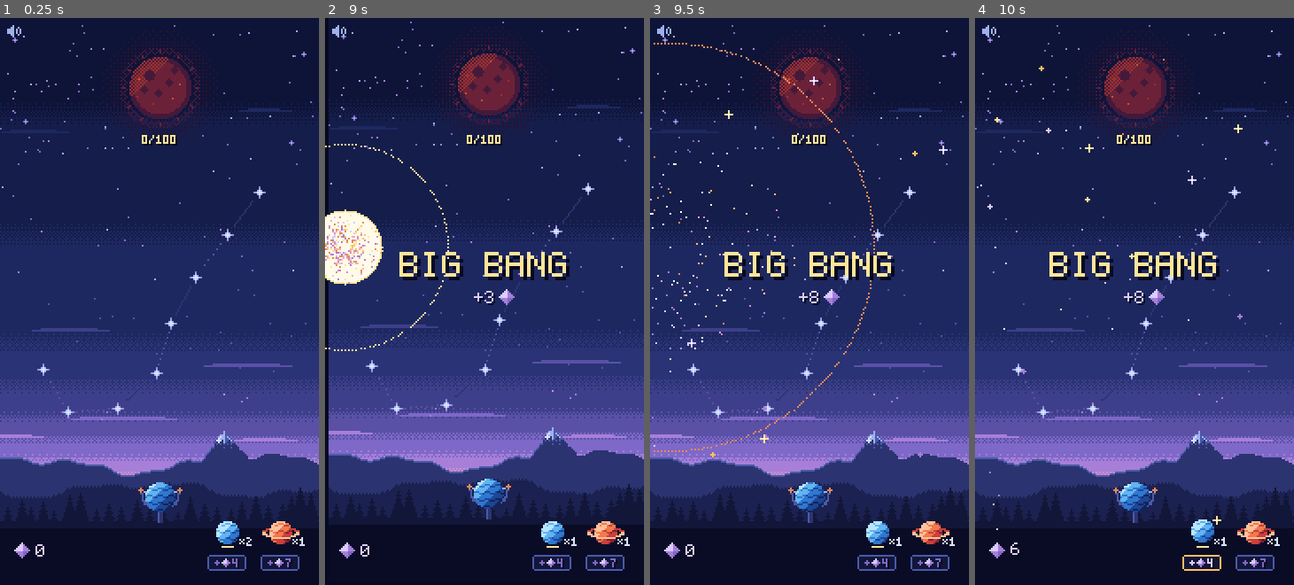
Above: before the commit, frames 1-4 (left to right).
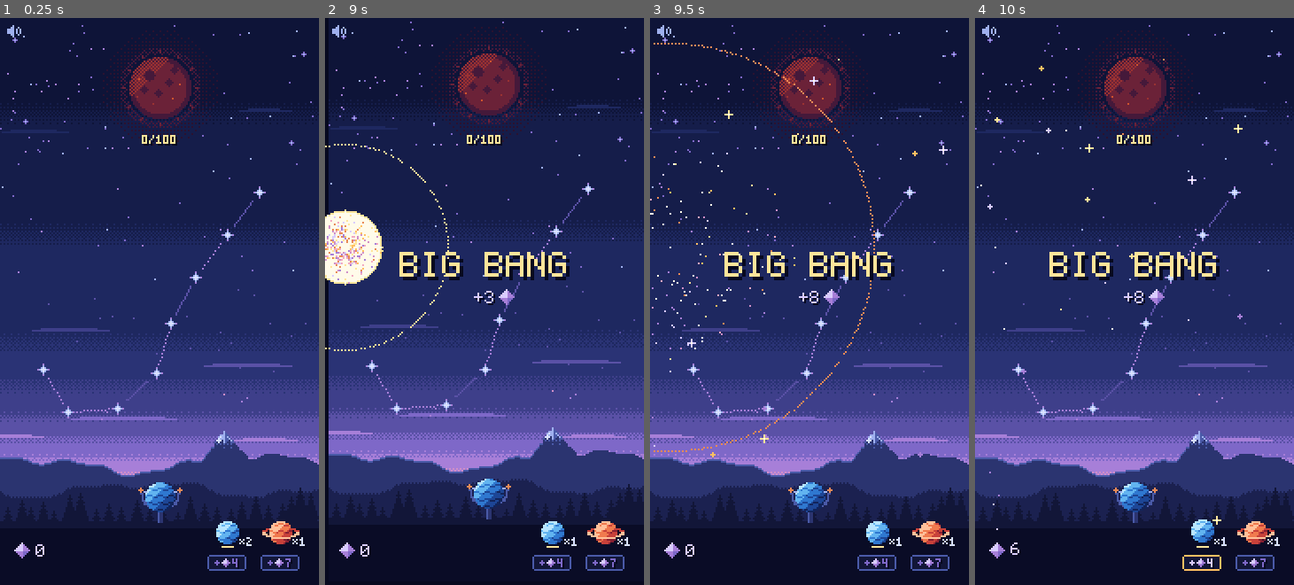
Above: after the commit, the same moments.

Repository: mrafael1/DustInSpace
Game: Godot game, scene res://game/scenes/main.tscn
Same seed, same stepped clock (60 frames per second), same inputs: the game is played once before the commit and once after it.
Inputs (mouse positions are in pixels of both pictures, inside the frame that each line leads up to):
- Up to frame 1 (0.25 s): no input
- Up to frame 2 (9 s): tap Enter at 0.5 s; move the mouse to (554, 273) at 0.52 s; hold Shift 0.53-1.25 s; click (554, 273) at 0.67 s; drag from (420, 329) to (468, 414) at 1.27 s; move the mouse to (516, 176) at 2.02 s; tap Ctrl at 2.1 s; click (516, 176) at 2.17 s; drag from (468, 414) to (388, 216) at 2.77 s; move the mouse to (580, 386) at 3.52 s; tap B at 3.6 s; click (580, 386) at 3.67 s; drag from (388, 216) to (436, 159) at 4.27 s; move the mouse to (500, 301) at 5.02 s; tap Alt at 5.1 s; click (500, 301) at 5.17 s; drag from (436, 159) to (420, 329) at 5.77 s; move the mouse to (554, 273) at 6.52 s; tap L at 6.6 s; click (554, 273) at 6.67 s; drag from (420, 329) to (468, 414) at 7.27 s; move the mouse to (516, 176) at 8.02 s; hold Shift 8.03-8.75 s; click (516, 176) at 8.17 s; drag from (468, 414) to (388, 216) at 8.77 s
- Up to frame 3 (9.5 s): no input
- Up to frame 4 (10 s): move the mouse to (1230, 386) at 9.52 s; tap Ctrl at 9.6 s; click (1230, 386) at 9.67 s

The runs differ from the first frame. In frame 1, 0.2% of the frame differs, in the area x 15-80%, y 32-70%; in frame 2, 0.1%; in frame 3, 0.1%; in frame 4, 0.1%.

Commit message:
feat: the Scorpio map's objective is the constellation: finishing it wins
Light still fills the Sun but doesn't win there (a full Sun's bonus is to be
designed). No completion light. A run isn't lost while a star can still
fill a gap. The end screen says SCORPIO COMPLETE / UNFINISHED and the gaps
built. The reticle shows the landing ring, since a burst leaves its centre
empty; the given outline is N6 and open gaps brighter dotted N8.

Co-Authored-By: Claude Opus 5.5 <noreply@anthropic.com>

Diff:
--- a/game/config/balance.json
+++ b/game/config/balance.json
@@ -14,5 +14,5 @@
     "sequence":      { "dust": 3, "light": 25 }
   },
   "big_bang": { "base_dust": 8, "dust_per_cleared_star": 2 },
-  "scorpio": { "enabled": true, "segment_reach": 10, "sting_reach": 20, "sting_dust": 2, "segment_dust": 2, "completion_light": 60 }
+  "scorpio": { "enabled": true, "segment_reach": 10, "sting_reach": 20, "sting_dust": 2, "segment_dust": 2 }
 }
--- a/game/core/balance.gd
+++ b/game/core/balance.gd
@@ -39,8 +39,7 @@
 var scorpio_sting_dust: int = 0
 ## Dust for each segment built: keeping a star for the constellation isn't a pure loss.
 var scorpio_segment_dust: int = 0
-## Light poured into the Sun once, when the last segment is built.
-var scorpio_completion_light: int = 0
+
 var errors: Array[String] = []
 
 
@@ -148,7 +147,6 @@
 	scorpio_sting_reach = _read_int(raw, "sting_reach", "scorpio.", 1)
 	scorpio_sting_dust = _read_int(raw, "sting_dust", "scorpio.", 0)
 	scorpio_segment_dust = _read_int(raw, "segment_dust", "scorpio.", 0)
-	scorpio_completion_light = _read_int(raw, "completion_light", "scorpio.", 0)
 
 
 func _read_dict(data: Dictionary, key: Variant, ctx: String) -> Dictionary:
--- a/game/core/run_state.gd
+++ b/game/core/run_state.gd
@@ -2,6 +2,8 @@
 extends RefCounted
 ## One "Restore the Sun" run: dust, light, owned packs, the launcher, stars in the sky,
 ## and win/loss. Resolves every action instantly; scenes animate from the signals.
+## On the Scorpio map (#40) the objective is the constellation instead: finishing it wins, and
+## light still fills the Sun but doesn't win (a full Sun's bonus is still to be designed).
 
 signal pack_bought(kind: String, dust_after: int)
 signal pack_loaded(kind: String)
@@ -14,8 +16,8 @@
 signal segment_built(segment: int, star: Star, dust: int)
 ## Scorpio: a combo's last star stung a nearby star, collecting it for dust.
 signal star_stung(from_position: Vector2i, target: Star, dust: int)
-## Scorpio: the last segment was built; the constellation pours light into the Sun.
-signal constellation_completed(light: int)
+## Scorpio: the last gap was built. On the Scorpio map that's the win (run_won follows).
+signal constellation_completed
 signal run_won
 signal run_lost
 
@@ -244,8 +246,7 @@
 	dust += balance.scorpio_segment_dust
 	segment_built.emit(segment, star, balance.scorpio_segment_dust)
 	if scorpio.is_complete():
-		light += balance.scorpio_completion_light
-		constellation_completed.emit(balance.scorpio_completion_light)
+		constellation_completed.emit()
 	_check_end()
 	return SEGMENT
 
@@ -316,13 +317,23 @@
 	loaded_pack = ""
 
 
+## Scorpio: a sky star could still fill an open gap, so the constellation can still grow.
+func can_build() -> bool:
+	if scorpio == null:
+		return false
+	for star: Star in stars:
+		if not scorpio.open_segments_for(star.position, balance.scorpio_segment_reach).is_empty():
+			return true
+	return false
+
+
 func _check_end() -> void:
 	if is_over():
 		return
-	if light >= balance.sun_target:
+	if scorpio.is_complete() if scorpio != null else light >= balance.sun_target:
 		outcome = Outcome.WON
 		run_won.emit()
 		return
-	if loss_reasons().size() == LossReason.size():
+	if loss_reasons().size() == LossReason.size() and not can_build():
 		outcome = Outcome.LOST
 		run_lost.emit()
--- a/game/fx/collect_particles.gd
+++ b/game/fx/collect_particles.gd
@@ -151,10 +151,6 @@
 	if event.type == &"star_stung":
 		_launch_now(Kind.DUST, event.args[2], [(event.args[1] as Star).position] as Array[Vector2i], dust_target)
 		return
-	if event.type == &"constellation_completed":
-		# Scorpio: the whole constellation pours its light into the Sun.
-		_launch_now(Kind.LIGHT, event.args[0], Scorpio.LANDMARKS, light_target)
-		return
 	if event.type != &"combo_collected":
 		return
 	var sources: Array[Vector2i] = []
--- a/game/scenes/constellation_view.gd
+++ b/game/scenes/constellation_view.gd
@@ -1,7 +1,7 @@
 class_name ConstellationView
 extends Node2D
 ## Draws the Scorpio map (#40) under the stars: the landmarks, the given outline in solid cool
-## M3, a faint dotted outline for each gap still to build, built gaps lit C1 with their bridge star, and the previews the Sky asks
+## N6, a brighter dotted N8 outline for each gap still to build (what's missing), built gaps lit C1 with their bridge star, and the previews the Sky asks
 ## for while a link is traced. Owns no rules: RunState says what's built, what a link would
 ## build and what a combo would sting; this only shows it. Draws nothing without the map.
 ## Warm colours mean usable: a selected landmark, the stars that could bridge its gaps, a segment
@@ -9,8 +9,8 @@
 
 ## The outline stops this far short of each landmark, so the glyphs stay clear.
 const LANDMARK_CLEAR: int = 5
-## Unbuilt outline: one pixel in OUTLINE_STEP.
-const OUTLINE_STEP: int = 3
+## A gap still to build: one pixel in OUTLINE_STEP.
+const OUTLINE_STEP: int = 2
 ## A just-built segment flashes C0 this long, then stays C1.
 const BUILD_FLASH: float = 0.18
 ## Completion: a C0 head runs the whole outline, head to stinger, in COMPLETION_TIME.
@@ -158,14 +158,14 @@
 		return
 	if not Scorpio.is_gap(segment):
 		for p: Vector2i in pixels:
-			_dot(p, Palette.M3)
+			_dot(p, Palette.N6)
 		return
 	var preview: bool = segment == _preview_segment
 	for i: int in pixels.size():
 		if preview and i % 2 == 0:
 			_dot(pixels[i], Palette.C2)
 		elif not preview and i % OUTLINE_STEP == 0:
-			_dot(pixels[i], Palette.N6)
+			_dot(pixels[i], Palette.N8)
 
 
 func _draw_landmark(index: int) -> void:
--- a/game/scenes/launcher.gd
+++ b/game/scenes/launcher.gd
@@ -38,6 +38,8 @@
 ## Burst ring radii, one per frame.
 const BURST_RADII: Array[int] = [5, 9, 13]
 const BURST_FRAME_TIME: float = 0.05
+## Scorpio's landing ring: this many dots around the scatter's middle radius.
+const LANDING_RING_DOTS: int = 24
 ## Fork tips, where the bands attach and the star gems sit (the fork is about 30x36).
 const FORK_TIPS: Array[Vector2i] = [Vector2i(-11, -4), Vector2i(11, -4)]
 
@@ -72,6 +74,8 @@
 func _draw() -> void:
 	_draw_fork()
 	if _pulling and _pull.length() >= MIN_PULL:
+		if _run.scorpio != null:
+			_draw_landing_ring(burst_preview() - origin())
 		_draw_reticle(burst_preview() - origin())
 	if _burst_time >= 0.0:
 		_draw_burst_ring()
@@ -293,6 +297,16 @@
 	ArtStrip.named("slingshot").draw(self, "pull_%d" % pull_frame())
 
 
+## Scorpio (#40): where the stars will land, a dotted ring at the scatter's middle radius, so a
+## gap can be aimed at. A burst leaves its centre empty: aiming at a gap itself drops nothing in it.
+func _draw_landing_ring(at: Vector2i) -> void:
+	var radius: float = (StarScatter.RING_MIN + StarScatter.RING_MAX) / 2.0
+	for k: int in LANDING_RING_DOTS:
+		var angle: float = TAU * k / LANDING_RING_DOTS
+		var dot := Vector2i((Vector2(cos(angle) * radius, sin(angle) * radius * StarScatter.RING_SQUASH)).round())
+		draw_rect(Rect2(Vector2(at + dot), Vector2.ONE), Palette.C3)
+
+
 ## Four C1 corner ticks around the burst point.
 func _draw_reticle(at: Vector2i) -> void:
 	for corner: Vector2i in [Vector2i(-1, -1), Vector2i(1, -1), Vector2i(-1, 1), Vector2i(1, 1)]:
--- a/game/scenes/sun.gd
+++ b/game/scenes/sun.gd
@@ -194,8 +194,6 @@
 	match event.type:
 		&"combo_collected":
 			_light_in_flight += event.args[3]
-		&"constellation_completed":
-			_light_in_flight += event.args[0]
 		&"run_won":
 			if _light_in_flight > 0:
 				# The win's light is still flying: hold until it can have landed, then ignite.
--- a/game/ui/end_screen.gd
+++ b/game/ui/end_screen.gd
@@ -4,6 +4,7 @@
 ## (so the Sun's ignition plays out) and for every payout particle to land (so the counters
 ## show what the plaque says), then shows a plaque over everything.
 ## Win: "SUN RESTORED" and the light. Loss: "THE SUN FADES" and the light reached.
+## On the Scorpio map: "SCORPIO COMPLETE" or "SCORPIO UNFINISHED" and the gaps built.
 ## RESTART asks Main for a new run.
 ## While it shows, it takes every pointer event, so nothing behind it can be touched.
 ## Owns no rules. Text is bitmap-font Labels (HudText); the plaque is drawn in code: N0 fill,
@@ -131,7 +132,12 @@
 func _show_end() -> void:
 	_clear_lines()
 	var light: String = "LIGHT %d/%d" % [_run.light, _run.balance.sun_target]
-	if _run.outcome == RunState.Outcome.WON:
+	var won: bool = _run.outcome == RunState.Outcome.WON
+	if _run.scorpio != null:
+		# The Scorpio map's objective is the constellation (#40).
+		_add_line("SCORPIO COMPLETE" if won else "SCORPIO UNFINISHED", Palette.C1 if won else Palette.S4)
+		_add_line("GAPS %d/%d" % [_run.scorpio.built_count(), Scorpio.GAPS.size()], Palette.C1)
+	elif won:
 		_add_line("SUN RESTORED", Palette.C1)
 		_add_line(light, Palette.C1)
 	else:
--- a/game/ui/hud.gd
+++ b/game/ui/hud.gd
@@ -212,8 +212,6 @@
 			_light_in_flight += event.args[3]
 		&"star_stung", &"segment_built":
 			_dust_in_flight += event.args[2]
-		&"constellation_completed":
-			_light_in_flight += event.args[0]
 		_:
 			return
 	_show()
--- a/tests/test_scorpio.gd
+++ b/tests/test_scorpio.gd
@@ -3,7 +3,7 @@
 
 const Fixtures := preload("res://tests/fixtures.gd")
 
-const SCORPIO := {"enabled": true, "segment_reach": 10, "sting_reach": 28, "sting_dust": 2, "segment_dust": 2, "completion_light": 45}
+const SCORPIO := {"enabled": true, "segment_reach": 10, "sting_reach": 28, "sting_dust": 2, "segment_dust": 2}
 
 var run: RunState
 
@@ -26,7 +26,7 @@
 	data["scorpio"] = {"enabled": "yes", "segment_reach": 0, "sting_reach": 28, "sting_dust": 2}
 	var balance: Balance = Balance.from_dict(data)
 	assert_false(balance.is_valid())
-	assert_eq(balance.errors.size(), 4, str(balance.errors))
+	assert_eq(balance.errors.size(), 3, str(balance.errors))
 
 
 func test_the_shipped_balance_turns_scorpio_on() -> void:
@@ -105,24 +105,48 @@
 	assert_not_null(run.find_star(again.id))
 
 
-func test_the_last_segment_pours_light_into_the_sun_once() -> void:
-	var poured: Array[int] = []
-	run.constellation_completed.connect(func(l: int) -> void: poured.append(l))
+func test_finishing_the_constellation_wins_the_run() -> void:
+	var completed: Array[bool] = []
+	run.constellation_completed.connect(func() -> void: completed.append(true))
 	for segment: int in Scorpio.GAPS.slice(0, -1):
 		_build(segment)
-	assert_eq(poured, [] as Array[int])
+	assert_eq(run.outcome, RunState.Outcome.PLAYING)
+	assert_eq(completed, [] as Array[bool])
 	_build(Scorpio.GAPS[-1])
 	assert_true(run.scorpio.is_complete())
-	assert_eq(poured, [45])
-	assert_eq(run.light, 45)
+	assert_eq(completed, [true])
+	assert_eq(run.outcome, RunState.Outcome.WON, "the constellation is the objective")
+	assert_eq(run.light, 0, "no light for it: the Sun isn't the goal here")
 	assert_eq(run.dust, 2 * Scorpio.GAPS.size())
 
 
-func test_completion_can_win_the_run() -> void:
-	run.light = 60
-	for segment: int in Scorpio.GAPS:
-		_build(segment)
-	assert_eq(run.outcome, RunState.Outcome.WON)
+func test_a_full_sun_doesnt_win_the_scorpio_map() -> void:
+	run.light = 90
+	var ids: Array[int] = []
+	for x: int in [60, 80, 100]:
+		ids.append(run.add_star(Star.Size.BIG, Vector2i(x, 120)).id)
+	run.link(ids)
+	assert_gte(run.light, run.balance.sun_target)
+	assert_eq(run.outcome, RunState.Outcome.PLAYING, "light fills the Sun, the run goes on")
+
+
+func test_a_run_isnt_lost_while_a_star_can_still_fill_a_gap() -> void:
+	for kind: String in run.owned_packs.keys():
+		run.owned_packs[kind] = 0
+	run.loaded_pack = ""
+	var star: Star = _star_in_gap(1)
+	var ids: Array[int] = []
+	for x: int in [20, 40, 60]:
+		ids.append(run.add_star(Star.Size.SMALL, Vector2i(x, 110)).id)
+	run.link(ids)
+	assert_not_null(run.find_star(star.id), "out of the sting's reach")
+	assert_eq(run.loss_reasons().size(), RunState.LossReason.size(), "no packs, no dust for one, no combo")
+	assert_true(run.can_build())
+	assert_eq(run.outcome, RunState.Outcome.PLAYING, "but the gap star can still be built")
+	_build_with(1, star)
+	assert_eq(run.dust, 3 + 2, "the build's dust buys another pack")
+	assert_eq(run.outcome, RunState.Outcome.PLAYING)
+	assert_false(run.can_build(), "no star left in a gap")
 
 
 func test_a_combo_stings_the_nearest_star_in_reach_of_its_last_star() -> void:
--- a/tests/test_scorpio_view.gd
+++ b/tests/test_scorpio_view.gd
@@ -19,7 +19,7 @@
 	var data: Dictionary = Fixtures.balance_dict()
 	data["packs"]["blue"]["big_bang_chance"] = 0.0
 	data["packs"]["red"]["big_bang_chance"] = 0.0
-	data["scorpio"] = {"enabled": true, "segment_reach": 10, "sting_reach": 28, "sting_dust": 2, "segment_dust": 2, "completion_light": 45}
+	data["scorpio"] = {"enabled": true, "segment_reach": 10, "sting_reach": 28, "sting_dust": 2, "segment_dust": 2}
 	assert_true(main.start_run(Balance.from_dict(data)))
 	run = main.run
 	sky = main.get_node("Sky")
@@ -101,10 +101,11 @@
 	assert_eq((main.get_node("HUD/Dust") as Label).text, "%d" % run.dust)
 
 
-func test_completion_runs_along_the_outline_and_pours_light_into_the_sun() -> void:
+func test_completion_runs_along_the_outline_then_the_run_is_won() -> void:
 	for segment: int in Scorpio.GAPS:
 		var star: Star = _star_in_gap(segment)
 		run.link([Scorpio.landmark_id(segment), star.id, Scorpio.landmark_id(segment + 1)] as Array[int])
+	assert_eq(run.outcome, RunState.Outcome.WON)
 	sequencer.advance(0.0)
 	var waited: float = 0.0
 	while not constellation.is_completing() and waited < 5.0:
@@ -112,12 +113,16 @@
 		waited += 1.0 / 30.0
 	assert_true(constellation.is_completing(), "after the last build, a pulse runs head to stinger")
 	var particles: CollectParticles = main.get_node("CollectParticles")
-	assert_eq(particles.in_flight(CollectParticles.Kind.LIGHT), 45)
-	particles.advance(5.0)
-	assert_eq((main.get_node("HUD/Light") as Label).text, "45/100")
-	assert_almost_eq((main.get_node("Sun") as SunView).progress(), 0.45, 0.001)
+	assert_eq(particles.in_flight(CollectParticles.Kind.LIGHT), 0, "no light for the constellation")
 	constellation.advance(ConstellationView.COMPLETION_TIME)
 	assert_false(constellation.is_completing())
+	particles.advance(5.0)
+	for i: int in 150:
+		sequencer.advance(1.0 / 30.0)
+		(main.get_node("Sun") as SunView).advance(1.0 / 30.0)
+	var end: EndScreen = main.get_node("EndScreen")
+	assert_true(end.is_showing())
+	assert_eq(end.lines(), ["SCORPIO COMPLETE", "GAPS 4/4"] as Array[String])
 
 
 func test_the_guide_uses_palette_colours_and_stays_off_the_landmarks() -> void:
Not shown, changed: tools/balance/sim.py
